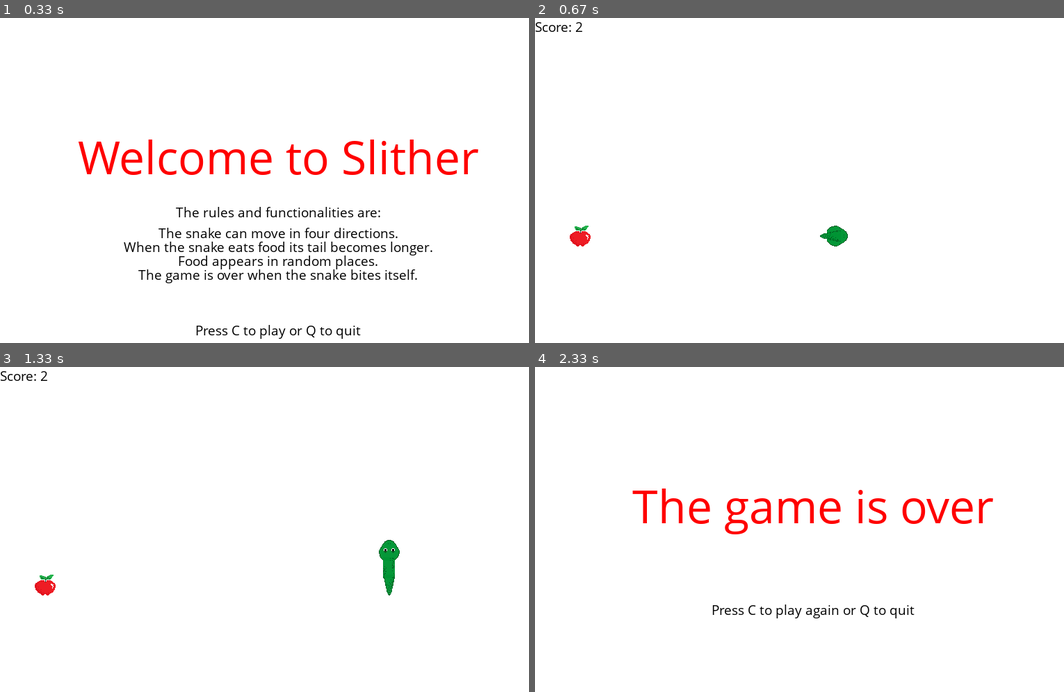
Above: before the commit, frames 1-4 (two rows, left to right).
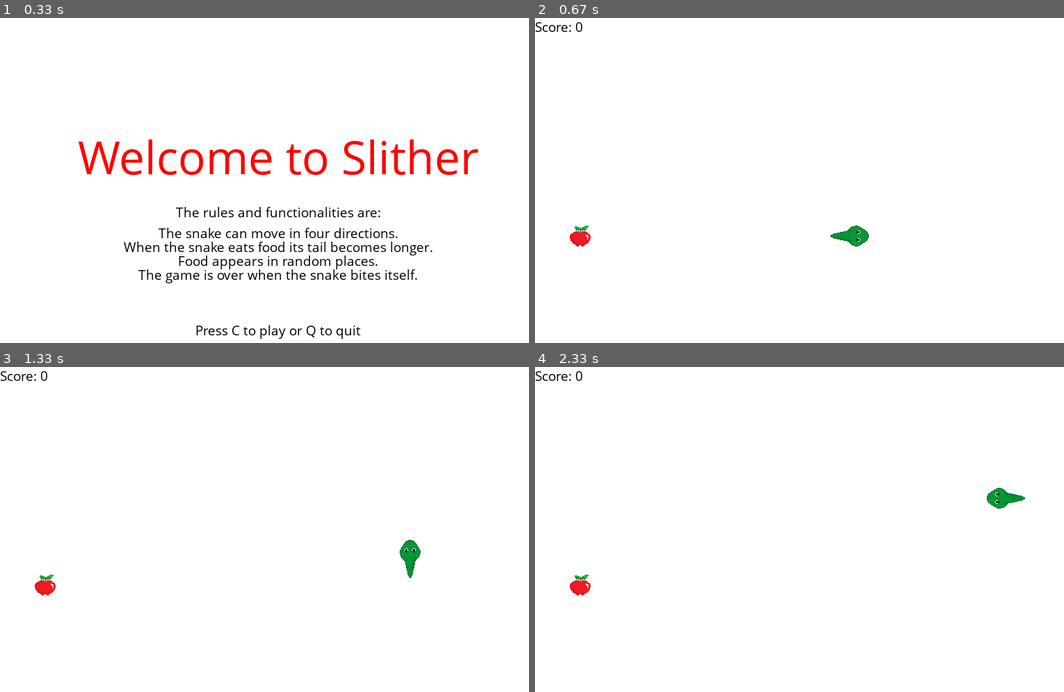
Above: after the commit, the same moments.

Repository: AmeliaLebioda/SNAKE-GAME
Game: pygame game, started from newpixel.py
Same seed, same stepped clock (60 frames per second), same inputs: the game is played once before the commit and once after it.
Inputs:
- Up to frame 1 (0.33 s): no input
- Up to frame 2 (0.67 s): tap C at 0.33 s
- Up to frame 3 (1.33 s): hold Right 0.67-1.13 s; hold Up from 1.17 s (still down)
- Up to frame 4 (2.33 s): release Up at 1.63 s; hold Right 1.67-2.13 s; hold Left from 2.17 s (still down)

Frame 1 is identical in both runs. In frame 2, 0.4% of the frame differs, in the area x 7-64%, y 1-71%; in frame 3, 0.7%; in frame 4, 2.9%, in the area x 0-93%, y 1-78%.

Commit message:
correct tail position at the start

Diff:
--- a/newpixel.py
+++ b/newpixel.py
@@ -49,6 +49,8 @@
 
 def snake(block_size, snakelist):
 
+
+
     if direction =="right":
         head = pygame.transform.rotate(snakeheadimage, 270)
 
@@ -61,8 +63,8 @@
     if direction =="down":
         head = pygame.transform.rotate(snakeheadimage, 180)
 
+
     gameDisplay.blit(head, (snakelist [-1] [0], snakelist [-1][1]))
-
 
 
     if direction =="right":
@@ -141,7 +143,7 @@
     gameOver = False
 
     snakeList =[]
-    snakeLenght=3
+    snakeLenght=2
 
 
 
@@ -151,7 +153,7 @@
 
 
 
-    lead_x_change = 10
+    lead_x_change = block_size
     lead_y_change = 0
 
     randAppleX=round (random.randrange(0,display_width-block_size)/10.0)*10.0
@@ -200,7 +202,7 @@
                     direction = "down"
                     lead_y_change = block_size
                     lead_x_change = 0
-        if lead_x>display_width or lead_x<0 or lead_y>display_height or lead_y<0:
+        if lead_x>=display_width or lead_x<0 or lead_y>=display_height or lead_y<0:
            gameOver = True
 
         lead_x +=  lead_x_change
@@ -222,7 +224,8 @@
         #snakeList.append(snakeTail)
         snakeList.append(snakeHead)
         print (len(snakeList))
-        print (snakeList)
+
+
 
 
 
@@ -237,11 +240,11 @@
 
 
         snake(block_size,snakeList)
-        score(snakeLenght - 1)
+        score(snakeLenght - 2)
         pygame.display.update()
 
-        if lead_x>=randAppleX and lead_x<=randAppleX+ AppleThickness:
-            if lead_y>=randAppleY and lead_y<=randAppleY+AppleThickness:
+        if lead_x>=randAppleX-AppleThickness and lead_x<=randAppleX+ AppleThickness:
+            if lead_y>=randAppleY - AppleThickness and lead_y<=randAppleY+AppleThickness:
                randAppleX=round (random.randrange(0,display_width-block_size)/10.0)*10.0
                randAppleY=round (random.randrange(0,display_height-block_size)/10.0)*10.0
                snakeLenght += 1
